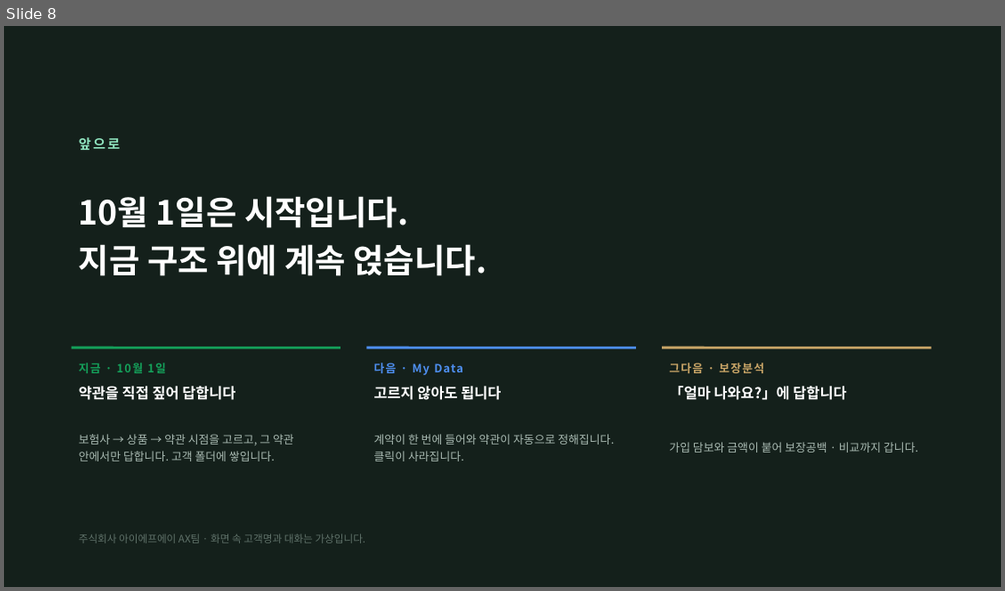
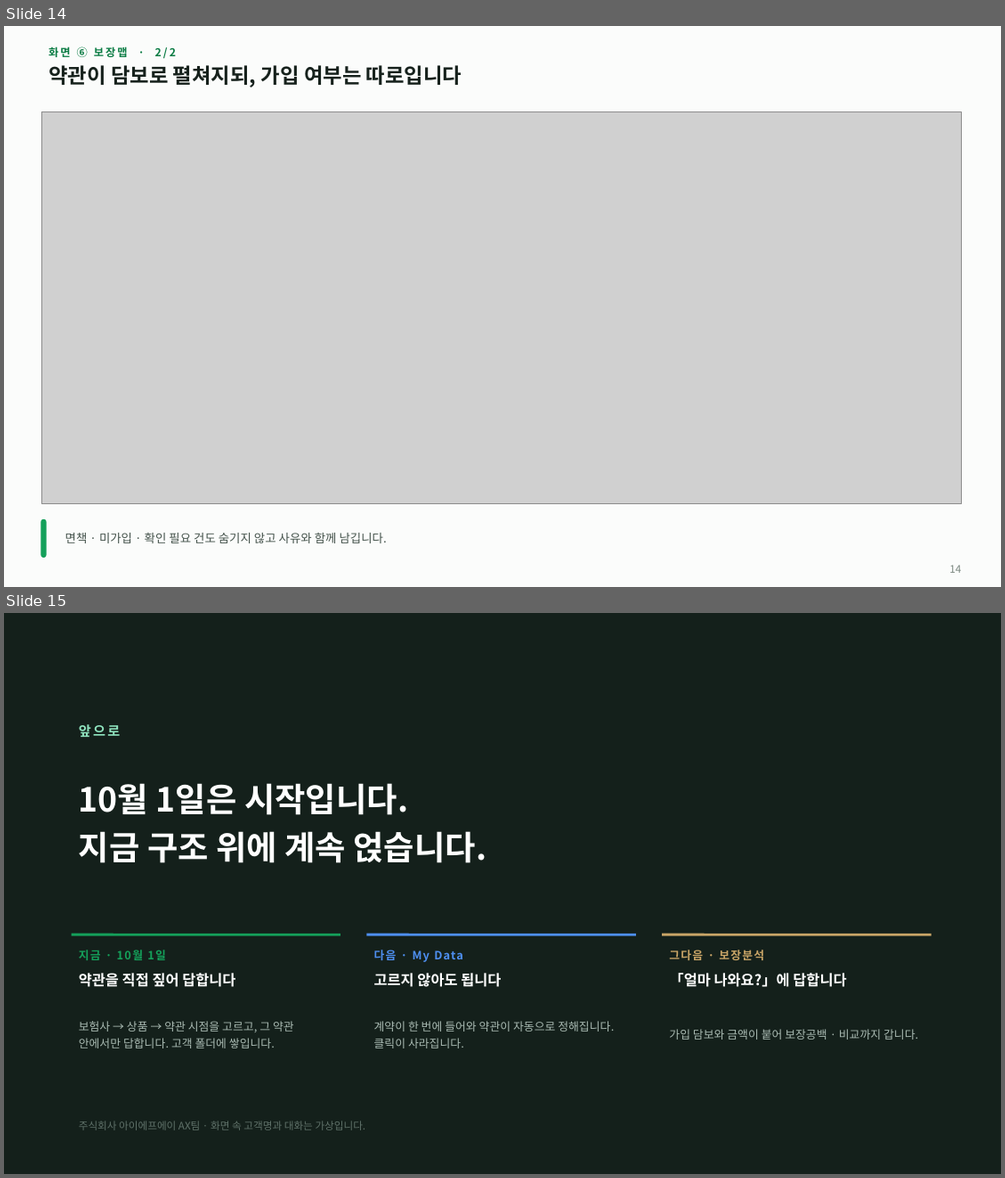
Before and after one commit to acathy870928-hash/chacha6377, a slide deck: docs/Insurance_AI_상담설계.pptx. Shown one above the other, each under a label of ours: slide 8 before the commit, slides 14 and 15 after it. The pictures are 1005x591 and 1005x1178 pixels, drawn with LibreOffice and Linux fonts; fonts in the diff are those of the drawing; grey boxes stand for pictures. Boxes give left, top, right and bottom in pixels: in the first picture for what was removed or moved away, otherwise in the second. Text is boxed around its words. In the diff, an @@ line names an element or a change of style, - is before the commit and + after.

```diff
--- a/docs/Insurance_AI_상담설계.pptx
+++ b/docs/Insurance_AI_상담설계.pptx
@@ slide 14 added at [4,26,1001,587], background #FBFCFB @@
@@ text added at [48,46,176,59], 10.5 pt, text #0B7C44, bold @@
+화면 ⑥ 보장맵 · 2/2
@@ text added at [48,65,461,87], 20 pt, text #16211C, bold @@
+약관이 담보로 펼쳐지되, 가입 여부는 따로입니다
@@ picture added at [41,112,961,503] @@
@@ rounded rectangle added at [41,520,46,557], fill #14A05A, outline #14A05A 1 pt @@
@@ text added at [65,532,387,543], 11.5 pt, text #44524B @@
+면책 · 미가입 · 확인 필요 건도 숨기지 않고 사유와 함께 남깁니다.
@@ text added at [949,564,961,572], 10 pt, text #7A867F @@
+14
@@ what was slide 8 is now slide 15 @@
```
Also in this commit, not shown: 4 slides changed, 7 other slides added, 1 slide removed, 8 other files.
